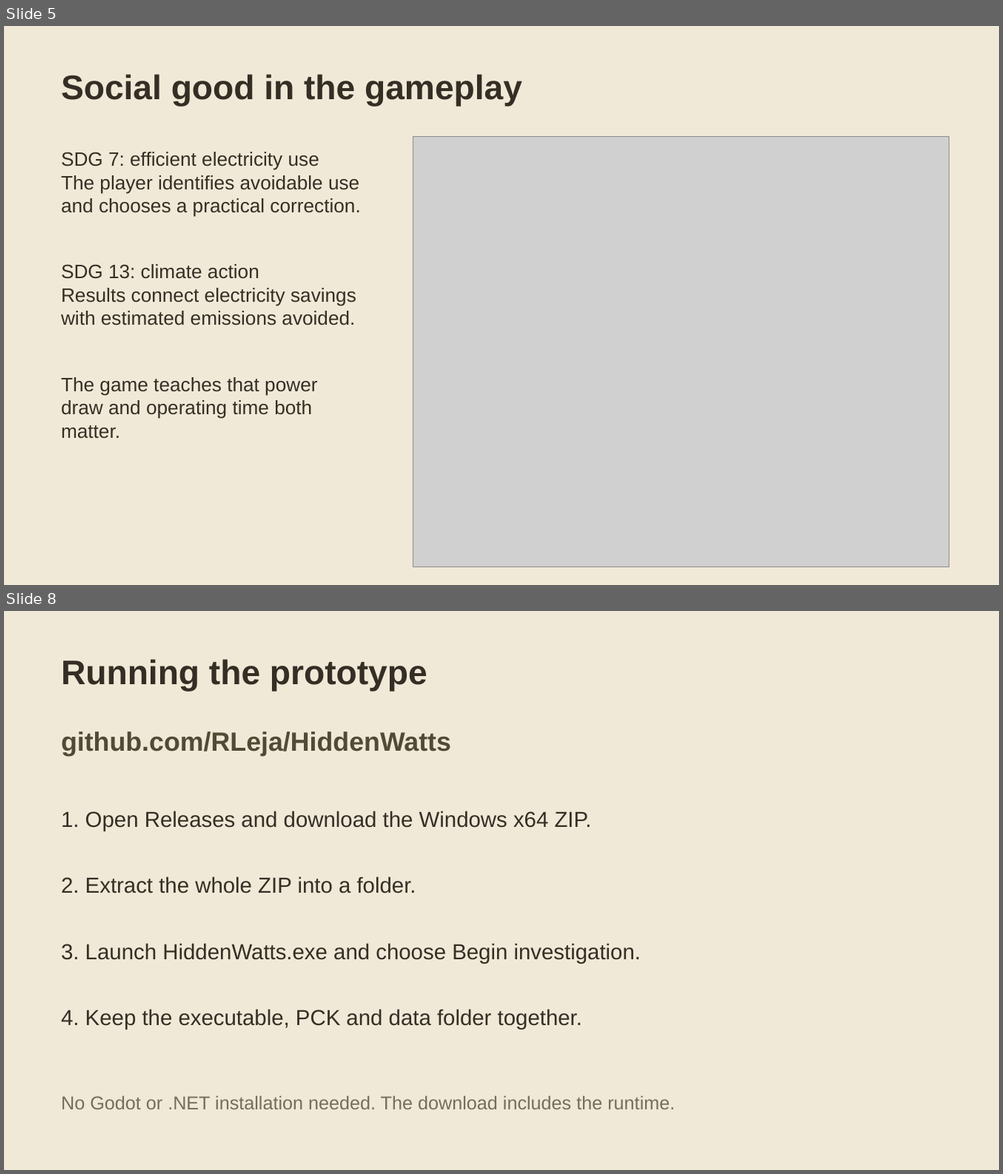
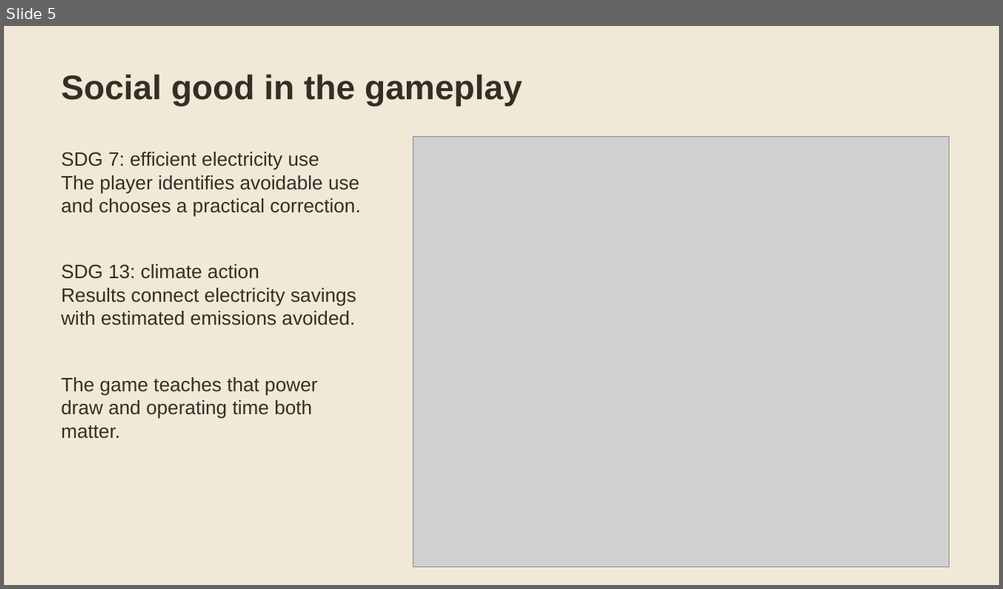
Before and after one commit to RLeja/HiddenWatts, a slide deck: docs/presentation/HiddenWatts-Prototype-I.pptx. Shown one above the other, each under a label of ours: slides 5 and 8 before the commit, slide 5 after it; the slides between them are not shown. The pictures are 1003x1174 and 1003x589 pixels, drawn with LibreOffice and Linux fonts; fonts in the diff are those of the drawing; grey boxes stand for pictures. Boxes give left, top, right and bottom in pixels: in the first picture for what was removed or moved away, otherwise in the second. Text is boxed around its words. In the diff, an @@ line names an element or a change of style, - is before the commit and + after.

```diff
--- a/docs/presentation/HiddenWatts-Prototype-I.pptx
+++ b/docs/presentation/HiddenWatts-Prototype-I.pptx
@@ slide 8 removed at bbox=[4, 611, 999, 1170], background #F0E9D7 @@
@@ text removed at bbox=[61, 659, 427, 692] @@
-Running the prototype
@@ text removed at bbox=[61, 732, 451, 756] @@
-github.com/RLeja/HiddenWatts
@@ text removed at bbox=[61, 811, 592, 832] @@
-1. Open Releases and download the Windows x64 ZIP.
@@ text removed at bbox=[61, 877, 416, 894] @@
-2. Extract the whole ZIP into a folder.
@@ text removed at bbox=[61, 943, 640, 964] @@
-3. Launch HiddenWatts.exe and choose Begin investigation.
@@ text removed at bbox=[61, 1009, 582, 1030] @@
-4. Keep the executable, PCK and data folder together.
@@ text removed at bbox=[61, 1096, 674, 1110] @@
-No Godot or .NET installation needed. The download includes the runtime.
```
Also in this commit, not shown: 4 slides changed, 1 slide added, 1 other slide removed, 1 other file.
